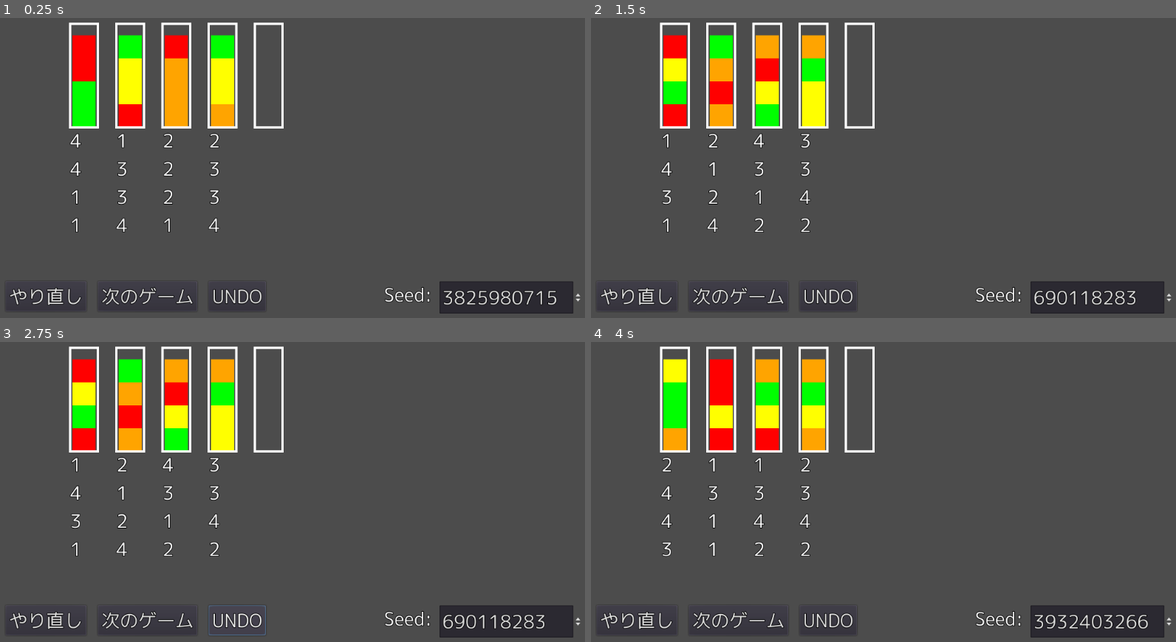
Above: before the commit, frames 1-4 (two rows, left to right).
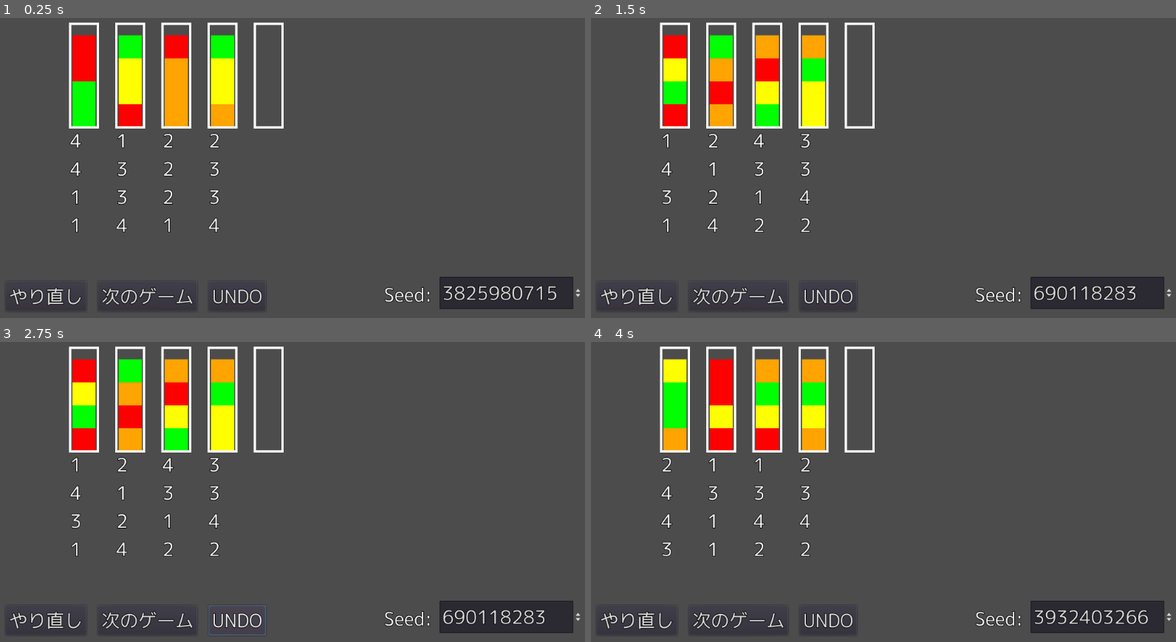
Above: after the commit, the same moments.

Repository: syun77/gd_sortpuzzle
Game: Godot game, scene res://Main.tscn
The game is run twice, just before and just after one commit, with the same random seed, the same clock (stepped at 60 frames per second) and the same inputs.
Inputs:
- Up to frame 1 (0.25 s): no input
- Up to frame 2 (1.5 s): click "やり直し" at 0.5 s; click "次のゲーム" at 1.25 s
- Up to frame 3 (2.75 s): click "UNDO" at 2 s
- Up to frame 4 (4 s): click "やり直し" at 2.75 s; click "次のゲーム" at 3.5 s

The runs differ from the first frame. In frame 1, 1.2% of the frame differs, in the area x 75-100%, y 86-99%; in frame 2, 1.2%; in frame 3, 1.2%; in frame 4, 1.3%.

Commit message:
クリア不可能判定を実装

Diff:
--- a/Main.gd
+++ b/Main.gd
@@ -9,7 +9,10 @@
 # -------------------------------------------
 # consts.
 # -------------------------------------------
-
+enum eState {
+	MAIN,
+	COMPLETED,
+}
 
 # -------------------------------------------
 # onready.
@@ -17,14 +20,14 @@
 onready var _spinbox_seed = $UILayer/LabelSeed/SpinBox
 onready var _label_step = $UILayer/LabelStep
 onready var _btn_undo = $UILayer/ButtonUndo
+onready var _label_caption = $UILayer/LabelCaption
 
 # -------------------------------------------
 # vars.
 # -------------------------------------------
-var _replay_mgr:ReplayMgr = null
-
 var _box_list = []
 var _tile_list = []
+var _state = eState.MAIN
 
 # -------------------------------------------
 # private functions.
@@ -32,13 +35,17 @@
 
 ## 開始.
 func _ready() -> void:
-	_replay_mgr = ReplayMgr.new()
-
+	ReplayMgr.reset()
 	WaterCommon.new_game_rnd() # 乱数を初期化.
 	# シード値を入れる.
 	_spinbox_seed.value = WaterCommon.get_seed()
 
 	WaterLogic.create(4, 1)
+	if WaterLogic.can_resolve():
+		print("[クリア可能]")
+	else:
+		print("[クリア不可能]")
+	ReplayMgr.reset()
 
 	# logicを元にゲームオブジェクトを生成する.
 	for i in range(WaterLogic.count_box()):
@@ -60,6 +67,16 @@
 
 ## 更新.
 func _process(delta: float) -> void:
+	match _state:
+		eState.MAIN:
+			_update_main(delta)
+		eState.COMPLETED:
+			_update_completed(delta)
+
+	_update_ui(delta)
+
+## 更新 > メイン.
+func _update_main(_delta:float) -> void:
 	if Input.is_action_just_pressed("ui_click"):
 		# 箱の選択.
 		var box_idx = _focus_box()
@@ -67,9 +84,17 @@
 		if WaterLogic.update(box_idx, data):
 			# 入れ替えできたので表示の更新が必要.
 			# UNDOに追加.
-			_replay_mgr.add_undo(data)
 			print(data)
+			ReplayMgr.add_undo(data)
 			_copy_from_logic()
+
+			print_debug("*Swap Point*")
+			var ret = WaterLogic.search_swap_point()
+			for d in ret:
+				print(d)
+
+			if WaterLogic.check_completed():
+				_state = eState.COMPLETED
 
 		# 選択カーソルの更新.
 		box_idx = WaterLogic.get_selected_box()
@@ -82,8 +107,9 @@
 			else:
 				box.set_selected(false)
 
-	_update_ui(delta)
-
+## 更新 > 完了.
+func _update_completed(_delta:float) -> void:
+	_label_caption.visible = true
 
 ## マウスの位置にある箱を取得する.
 func _focus_box() -> int:
@@ -115,7 +141,7 @@
 
 ## 更新 > UI.
 func _update_ui(_delta:float) -> void:
-	var cnt_undo = _replay_mgr.count_undo()
+	var cnt_undo = ReplayMgr.count_undo()
 	_label_step.visible = (cnt_undo > 0)
 	_label_step.text = "Step:%d"%cnt_undo
 
@@ -135,6 +161,6 @@
 
 ## UNDOの実行.
 func _on_ButtonUndo_pressed() -> void:
-	_replay_mgr.undo()
+	ReplayMgr.undo()
 	# Logicからコピーする.
 	_copy_from_logic()
--- a/Main.tscn
+++ b/Main.tscn
@@ -34,8 +34,9 @@
 
 [node name="SpinBox" type="SpinBox" parent="UILayer/LabelSeed"]
 margin_left = 96.0
+margin_top = -8.0
 margin_right = 344.0
-margin_bottom = 56.0
+margin_bottom = 48.0
 max_value = 1e+10
 
 [node name="LabelStep" type="Label" parent="UILayer"]
@@ -54,6 +55,16 @@
 theme = ExtResource( 2 )
 text = "UNDO"
 
+[node name="LabelCaption" type="Label" parent="UILayer"]
+visible = false
+margin_left = 8.0
+margin_top = 168.0
+margin_right = 1032.0
+margin_bottom = 214.0
+theme = ExtResource( 2 )
+text = "COMPLETED!"
+align = 1
+
 [connection signal="pressed" from="UILayer/ButtonRetry" to="." method="_on_ButtonRetry_pressed"]
 [connection signal="pressed" from="UILayer/ButtonNextGame" to="." method="_on_ButtonNextGame_pressed"]
 [connection signal="pressed" from="UILayer/ButtonUndo" to="." method="_on_ButtonUndo_pressed"]
--- a/project.godot
+++ b/project.godot
@@ -14,11 +14,6 @@
 "language": "GDScript",
 "path": "res://src/replay/ReplayData.gd"
 }, {
-"base": "Reference",
-"class": "ReplayMgr",
-"language": "GDScript",
-"path": "res://src/replay/ReplayMgr.gd"
-}, {
 "base": "Node2D",
 "class": "WaterTile",
 "language": "GDScript",
@@ -31,7 +26,6 @@
 } ]
 _global_script_class_icons={
 "ReplayData": "",
-"ReplayMgr": "",
 "WaterTile": "",
 "WaterTileBox": ""
 }
@@ -46,6 +40,7 @@
 
 WaterCommon="*res://WaterCommon.gd"
 WaterLogic="*res://src/logic/WaterLogic.gd"
+ReplayMgr="*res://src/replay/ReplayMgr.gd"
 
 [gui]
 
--- a/src/logic/WaterLogic.gd
+++ b/src/logic/WaterLogic.gd
@@ -18,6 +18,13 @@
 		_tile_pos = tile_pos
 		_color = color
 
+	## コピー.
+	func copy(src:MyTile) -> void:
+		_uid = src.get_uid()
+		_box_idx = src.get_box_idx()
+		_tile_pos = src.get_tile_pos()
+		_color = src.get_color()
+
 	func move(box_idx:int, tile_pos:int) -> void:
 		_box_idx = box_idx
 		_tile_pos = tile_pos
@@ -43,6 +50,13 @@
 	## セットアップ.
 	func setup(idx:int) -> void:
 		_idx = idx
+
+	## コピー.
+	func copy(src:MyBox) -> void:
+		for d in src._stack:
+			var d2 = MyTile.new()
+			d2.copy(d)
+			_stack.append(d2)
 
 	func get_idx() -> int:
 		return _idx
@@ -119,6 +133,7 @@
 # vars.
 # ----------------------------------------------
 var _box_list = []
+var _active_box_list = null
 var _tile_dict = {} # タイルへのアクセス用.
 var _selected_box = WaterCommon.INVALID_BOX_IDX # 選んでいる箱.
 
@@ -167,7 +182,7 @@
 		_box_list.append(box)
 		box_idx += 1
 
-## 更新.]
+## 更新.
 func update(box_idx:int, data:ReplayData) -> bool:
 	var ret = false # 入れ替えできたかどうか.
 
@@ -175,6 +190,7 @@
 	if _check_swap_box(_selected_box, box_idx):
 		# 入れ替え実行.
 		data.count = _swap_box(_selected_box, box_idx)
+		data.tiles = to_tiles()
 
 		# 返却用データの設定.
 		data.src_box = _selected_box
@@ -193,6 +209,99 @@
 
 	return ret
 
+## すべてのタイル情報を文字列として取得する
+func to_tiles() -> String:
+	var ret = ""
+	var box_list = _get_active_box_list()
+	for box in box_list:
+		var cnt = box.count_tile()
+		for i in range(WaterCommon.BOX_CAPACITY_NUM):
+			if i >= cnt:
+				ret += "0"
+				continue
+			var tile:MyTile = box.get_tile(i)
+			ret += "%d"%tile.get_color()
+
+	return ret
+
+## 完了したかどうか.
+func check_completed() -> bool:
+	var box_list = _get_active_box_list()
+
+	for box in box_list:
+		if box.empty():
+			continue # 空の箱は判定不要.
+		var cnt = box.count_tile()
+		if cnt < WaterCommon.BOX_CAPACITY_NUM:
+			return false # 一杯になっていない箱がある.
+
+		var color = WaterCommon.eColor.NONE
+		for i in range(cnt):
+			var tile:MyTile = box.get_tile(i)
+			if i == 0:
+				color = tile.get_color()
+				continue
+			if tile.get_color() != color:
+				return false # 異なる色が1つの箱に入っている.
+
+	# すべて完了した.
+	return true
+
+## クリア可能かどうか.
+func can_resolve() -> bool:
+	# まずはコピーする.
+	var box_list = []
+	for src_box in _box_list:
+		var box = MyBox.new()
+		box.copy(src_box)
+		box_list.append(box)
+
+	# アクティブに設定する.
+	_active_box_list = box_list
+
+	var depth = 0
+	var swap_points = search_swap_point()
+	for d in swap_points:
+		if _can_resolve_sub(box_list, d, depth):
+			_active_box_list = null # 消しておく.
+			return true
+
+	_active_box_list = null # 消しておく.
+	return false
+
+func _can_resolve_sub(box_list, d:ReplayData, depth:int) -> bool:
+	depth += 1
+	if _check_swap_box(d.src_box, d.dst_box):
+		# 交換実行.
+		var data = ReplayData.new()
+		data.src_box = d.src_box
+		data.dst_box = d.dst_box
+		data.count = _swap_box(d.src_box, d.dst_box)
+		data.tiles = to_tiles()
+		#print(depth, " ", data)
+
+		var dont_check = false
+		if ReplayMgr.has_same_tiles(data):
+			dont_check = true # チェック不要.
+
+		ReplayMgr.add_undo(data)
+		if dont_check:
+			# これ以上の探索不要.
+			ReplayMgr.undo() # クリアできないので1つ戻す.
+			return false
+
+		if check_completed():
+			return true # クリアできた.
+
+		# 次の入れ替えポイントを探す.
+		var swap_points = search_swap_point()
+		for d2 in swap_points:
+			if _can_resolve_sub(box_list, d2, depth):
+				return true # クリアできた.
+
+	ReplayMgr.undo() # クリアできないので1つ戻す.
+	return false
+
 # ----------------------------------------------
 # private functions.
 # ----------------------------------------------
@@ -204,8 +313,10 @@
 	if src_idx == dst_idx:
 		return false # 同じ場合も交換できない.
 
-	var src_box:MyBox = _box_list[src_idx]
-	var dst_box:MyBox = _box_list[dst_idx]
+	var box_list = _get_active_box_list()
+
+	var src_box:MyBox = box_list[src_idx]
+	var dst_box:MyBox = box_list[dst_idx]
 
 	if src_box.empty():
 		return false # 空なので移動できない.
@@ -230,8 +341,10 @@
 func _swap_box(src_idx:int, dst_idx:int) -> int:
 	var ret = 0
 
-	var src_box:MyBox = _box_list[src_idx]
-	var dst_box:MyBox = _box_list[dst_idx]
+	var box_list = _get_active_box_list()
+
+	var src_box:MyBox = box_list[src_idx]
+	var dst_box:MyBox = box_list[dst_idx]
 
 	while true:
 		var src_tile = src_box.pop()
@@ -260,7 +373,7 @@
 func _update_box_select(box_idx:int) -> bool:
 	var ret = false
 
-	for box in _box_list:
+	for box in _get_active_box_list():
 		if box.get_idx() == box_idx:
 			if box.is_selected():
 				box.set_selected(false) # すでに選択していたら解除.
@@ -271,6 +384,11 @@
 			box.set_selected(false)
 
 	return ret
+
+func _get_active_box_list():
+	if _active_box_list != null:
+		return _active_box_list
+	return _box_list
 # ----------------------------------------------
 # properties.
 # ----------------------------------------------
@@ -332,9 +450,31 @@
 
 ## UNDOを実行.
 func undo(data:ReplayData) -> void:
-	var src_box:MyBox = _box_list[data.src_box]
-	var dst_box:MyBox = _box_list[data.dst_box]
+	var box_list = _get_active_box_list()
+
+	var src_box:MyBox = box_list[data.src_box]
+	var dst_box:MyBox = box_list[data.dst_box]
 	# 逆順に入れ替える.
 	for _i in range(data.count):
 		var tile:MyTile = dst_box.pop()
 		src_box.push(tile)
+
+## 交換可能な場所を返す
+func search_swap_point():
+	var box_list = _get_active_box_list()
+
+	var ret = []
+	for i in range(box_list.size()):
+		for j in range(box_list.size()):
+			if i == j:
+				continue # 同じ場所は交換できない.
+			if _check_swap_box(i, j) == false:
+				continue # 交換できない
+
+			# 交換可能.
+			var d = ReplayData.new()
+			d.src_box = i
+			d.dst_box = j
+			ret.append(d)
+
+	return ret
--- a/src/replay/ReplayData.gd
+++ b/src/replay/ReplayData.gd
@@ -6,6 +6,8 @@
 # -----------------------------
 # vars.
 # -----------------------------
+## すべてのタイル情報.
+var tiles = ""
 ## 移動元の箱.
 var src_box = WaterCommon.INVALID_BOX_IDX
 ## 移動先の箱.
@@ -21,4 +23,4 @@
 # private functions.
 # -----------------------------
 func _to_string() -> String:
-	return "src:%d dst:%d count:%d"%[src_box, dst_box, count]
+	return "src:%d dst:%d count:%d tiles:%s"%[src_box, dst_box, count, tiles]
--- a/src/replay/ReplayMgr.gd
+++ b/src/replay/ReplayMgr.gd
@@ -1,7 +1,9 @@
+extends Node
+
 # =============================
 # リプレイ管理.
 # =============================
-class_name ReplayMgr
+#class_name ReplayMgr
 
 # -----------------------------
 # vars.
@@ -40,3 +42,16 @@
 
 	# UNDOを実行.
 	WaterLogic.undo(data)
+
+## 過去に同じタイル情報があるかどうか.
+func has_same_tiles(d:ReplayData) -> bool:
+	# 逆順にする.
+	var tmp = []
+	for d2 in undo_list:
+		tmp.push_front(d2)
+
+	for d2 in tmp:
+		if d2.tiles == d.tiles:
+			return true # 同じデータが見つかった。
+
+	return false
